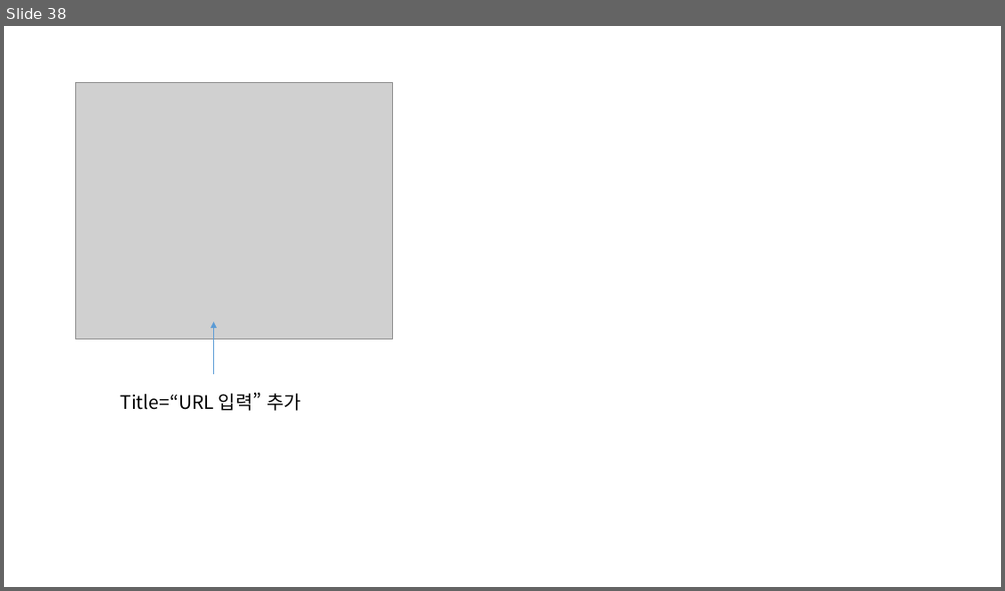
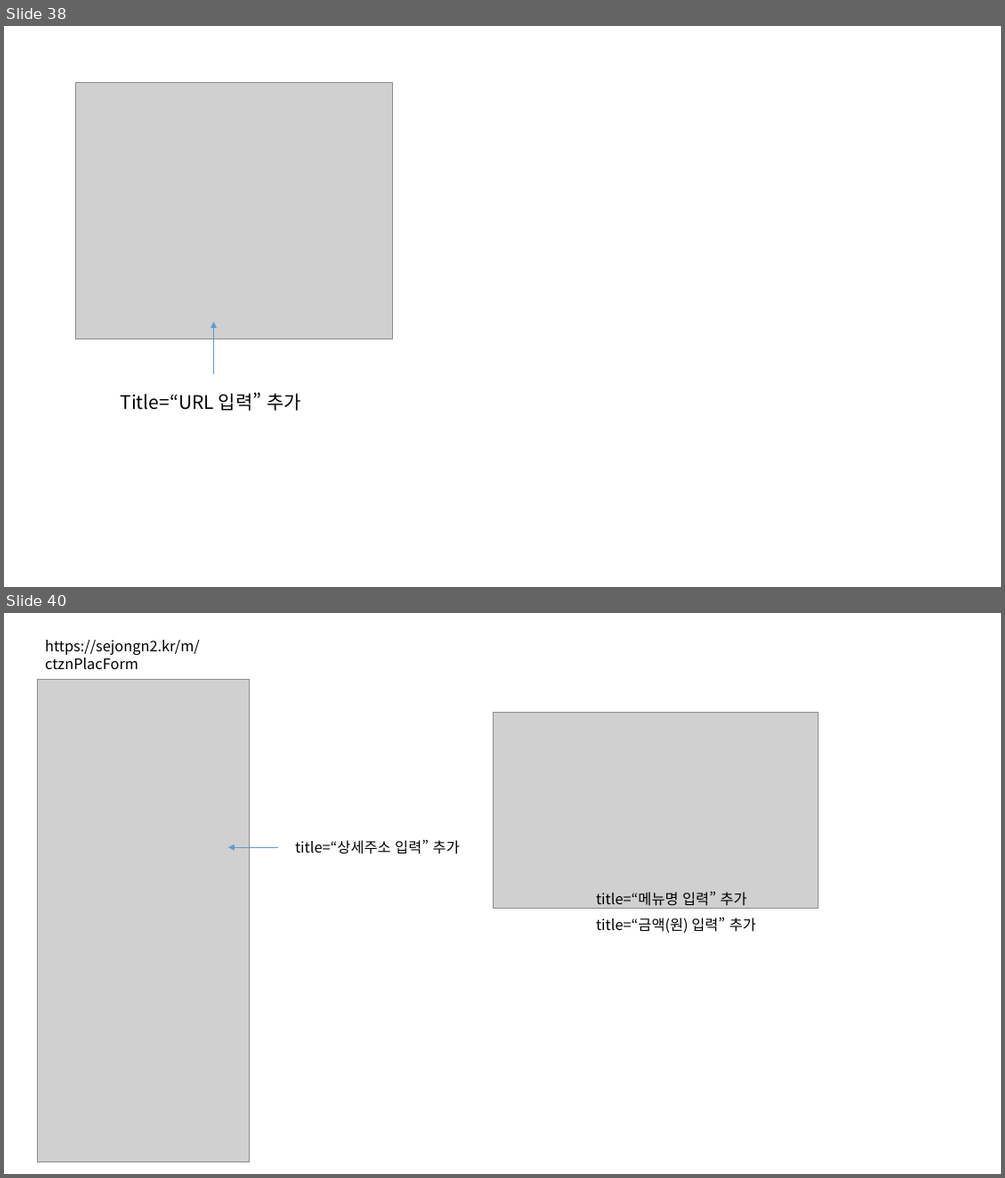
Before and after one commit to jeoungGyy/sejong, a slide deck: ppt/웹접근성 오류 체크(운영).pptx. Shown one above the other, each under a label of ours: slide 38 before the commit, slides 38 and 40 after it; the slides between them are not shown. The pictures are 1005x591 and 1005x1178 pixels, drawn with LibreOffice and Linux fonts; fonts in the diff are those of the drawing; grey boxes stand for pictures. Boxes give left, top, right and bottom in pixels: in the first picture for what was removed or moved away, otherwise in the second. Text is boxed around its words. In the diff, an @@ line names an element or a change of style, - is before the commit and + after.

```diff
--- a/ppt/웹접근성 오류 체크(운영).pptx
+++ b/ppt/웹접근성 오류 체크(운영).pptx
@@ slide 40 added at bbox=[4, 613, 1001, 1174], background #FFFFFF @@
@@ text added at bbox=[45, 640, 200, 670], 14 pt, text #000000 @@
+https://sejongn2.kr/m/ctznPlacForm
@@ picture added at bbox=[38, 680, 250, 1162] @@
@@ picture added at bbox=[493, 712, 817, 908] @@
@@ arrow added from (278, 847) to (228, 847), #5B9BD5 0.5 pt @@
@@ text added at bbox=[295, 839, 460, 854], 14 pt, text #000000 @@
+title=“상세주소 입력” 추가
@@ text added at bbox=[596, 891, 756, 933], 14 pt, text #000000 @@
+title=“메뉴명 입력” 추가
+title=“금액(원) 입력” 추가
```
Also in this commit, not shown: 1 other slide added, 6 other files.
